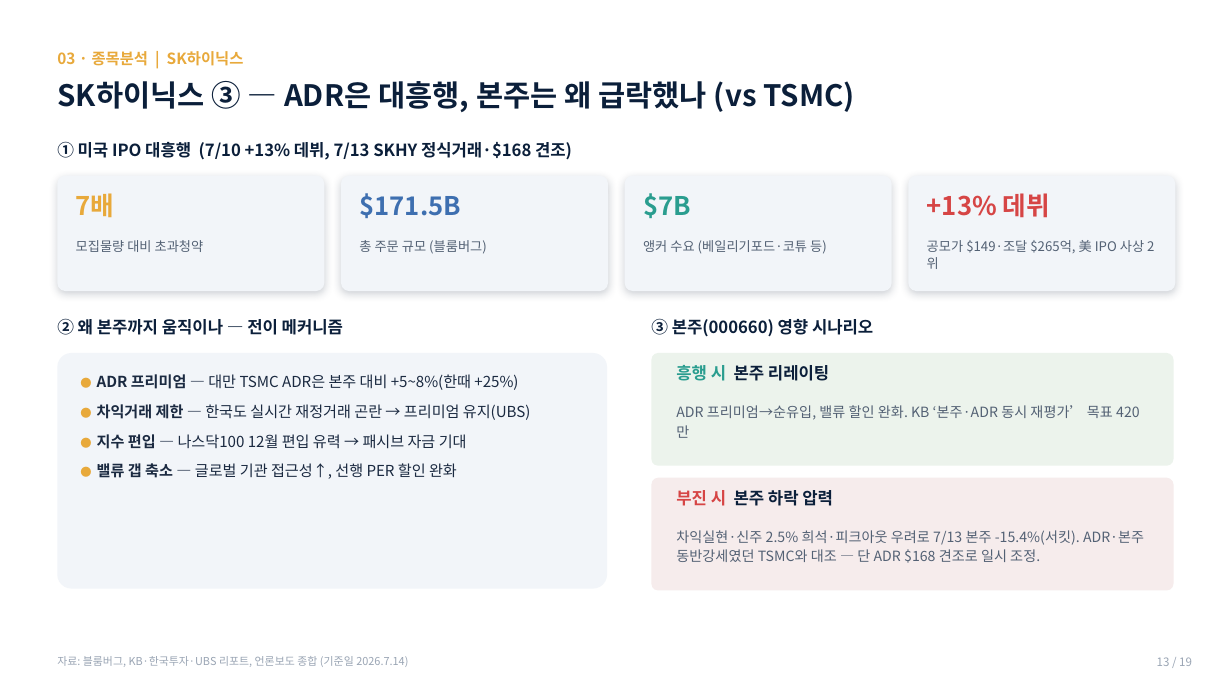
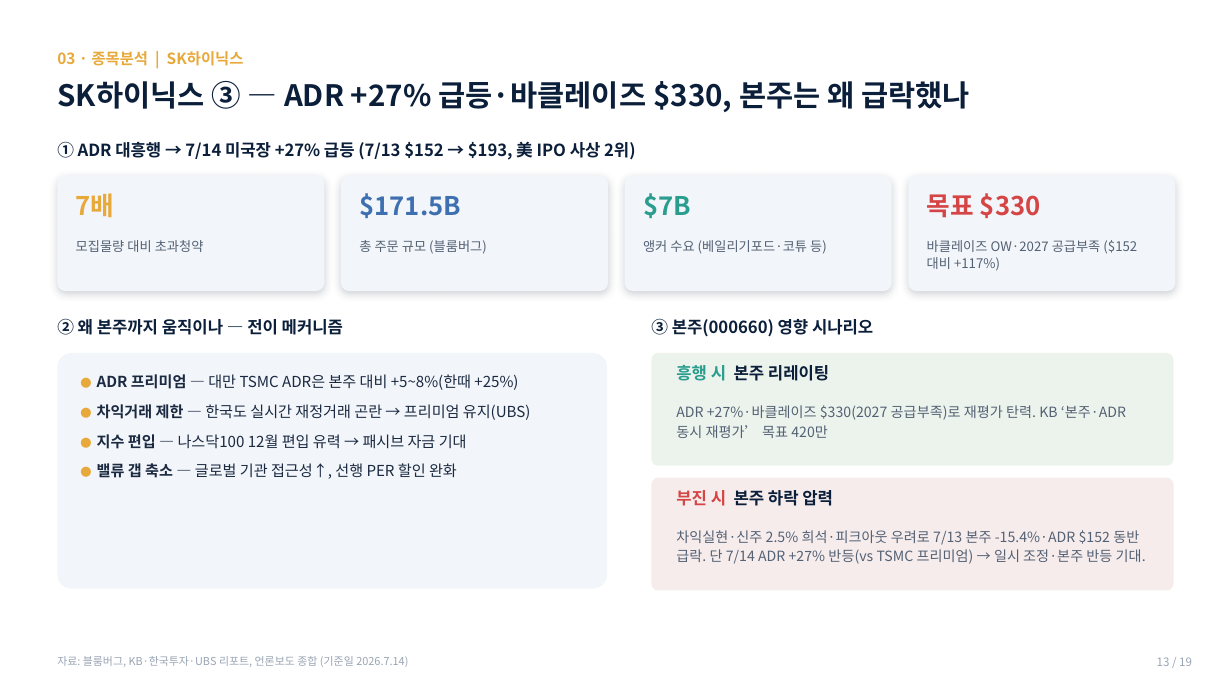
Before and after one commit to hanaroline/work_1, a slide deck: slide 13 of 반도체_고객세미나_2026.7.14.pptx. Drawn at 1232x693 pixels with LibreOffice and Linux fonts; fonts in the diff are those of the drawing. Boxes give left, top, right and bottom in pixels: in the first picture for what was removed or moved away, otherwise in the second. Text is boxed around its words. In the diff, an @@ line names an element or a change of style, - is before the commit and + after.

```diff
--- a/반도체_고객세미나_2026.7.14.pptx
+++ b/반도체_고객세미나_2026.7.14.pptx
@@ text at (x1=57, y1=81, x2=970, y2=112): text changed @@
-SK하이닉스 ③ — ADR은 대흥행, 본주는 왜 급락했나 (vs TSMC)
+SK하이닉스 ③ — ADR +27% 급등·바클레이즈 $330, 본주는 왜 급락했나
@@ text at (x1=57, y1=139, x2=635, y2=161): text changed @@
-① 미국 IPO 대흥행 (7/10 +13% 데뷔, 7/13 SKHY 정식거래·$168 견조)
+① ADR 대흥행 → 7/14 미국장 +27% 급등 (7/13 $152 → $193, 美 IPO 사상 2위)
@@ text at (x1=927, y1=193, x2=1041, y2=218): text changed @@
-+13% 데뷔
+목표 $330
@@ text at (x1=927, y1=240, x2=1137, y2=271): text changed @@
-공모가 $149·조달 $265억, 美 IPO 사상 2위
+바클레이즈 OW·2027 공급부족 ($152 대비 +117%)
@@ text at (x1=676, y1=405, x2=1126, y2=438): text changed @@
-ADR 프리미엄→순유입, 밸류 할인 완화. KB ‘본주·ADR 동시 재평가’ 목표 420만
+ADR +27%·바클레이즈 $330(2027 공급부족)로 재평가 탄력. KB ‘본주·ADR 동시 재평가’ 목표 420만
@@ text at (x1=676, y1=530, x2=1146, y2=564): text changed @@
-차익실현·신주 2.5% 희석·피크아웃 우려로 7/13 본주 -15.4%(서킷). ADR·본주 동반강세였던 TSMC와 대조 — 단 ADR $168 견조로 일시 조정.
+차익실현·신주 2.5% 희석·피크아웃 우려로 7/13 본주 -15.4%·ADR $152 동반 급락. 단 7/14 ADR +27% 반등(vs TSMC 프리미엄) → 일시 조정·본주 반등 기대.
```
Also in this commit, not shown: 3 other slides changed.
